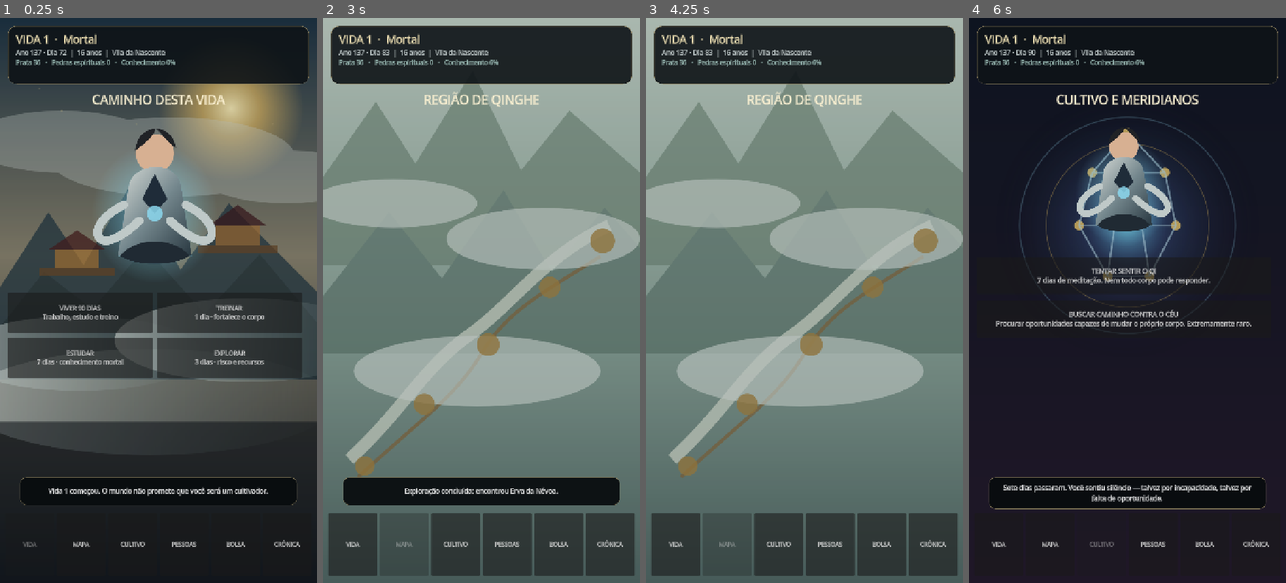
Above: before the commit, frames 1-4 (left to right).
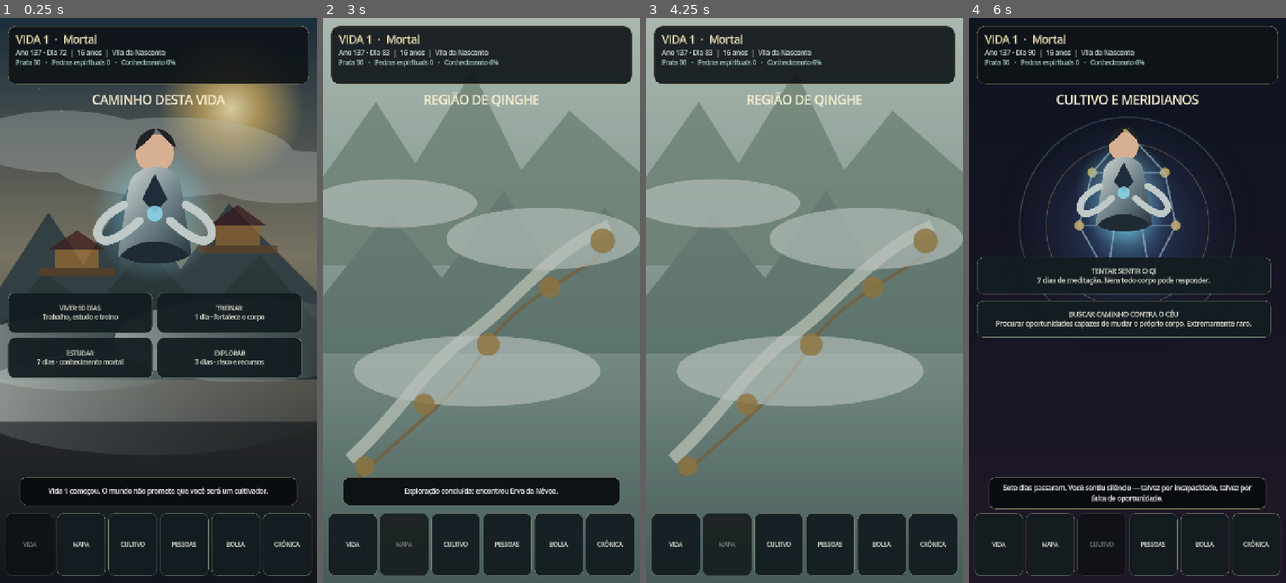
Above: after the commit, the same moments.

Repository: kanintsu/Nove-ceus
Game: Godot game, scene res://main.tscn
The game is run twice, just before and just after one commit, with the same random seed, the same clock (stepped at 60 frames per second) and the same inputs.
Inputs (mouse positions are in pixels of both pictures, inside the frame that each line leads up to):
- Up to frame 1 (0.25 s): no input
- Up to frame 2 (3 s): click "TREINAR 1 dia · fortalece o c…" at 0.5 s; click "ESTUDAR 7 dias · conhecimento…" at 1.25 s; click "EXPLORAR 3 dias · risco e rec…" at 2 s; click "MAPA" at 2.75 s
- Up to frame 3 (4.25 s): tap Enter at 3.5 s; move the mouse to (874, 272) at 3.52 s; hold D from 3.53 s (still down); hold Shift from 3.53 s (still down); click (874, 272) at 3.67 s; tap Space at 3.77 s
- Up to frame 4 (6 s): release D at 4.25 s; release Shift at 4.25 s; click "VIDA" at 4.25 s; click "CULTIVO" at 5 s; click "TENTAR SENTIR O QI 7 dias de …" at 5.75 s

The runs differ from the first frame. In frame 1, 7.0% of the frame differs, in the area x 2-99%, y 48-99%; in frame 2, 4.5%; in frame 3, 4.5%; in frame 4, 1.4%.

Commit message:
ui: apply original cultivation mobile theme to buttons

Diff:
--- a/scripts/mobile/mobile_game.gd
+++ b/scripts/mobile/mobile_game.gd
@@ -107,6 +107,7 @@
 
 func _build_shell() -> void:
 	set_anchors_and_offsets_preset(Control.PRESET_FULL_RECT)
+	theme = _create_mobile_theme()
 	background = TextureRect.new()
 	background.set_anchors_and_offsets_preset(Control.PRESET_FULL_RECT)
 	background.expand_mode = TextureRect.EXPAND_IGNORE_SIZE
@@ -800,6 +801,41 @@
 	l.modulate = color_value
 	return l
 
+func _create_mobile_theme() -> Theme:
+	var t := Theme.new()
+	var normal := _button_style(Color(0.075,0.11,0.125,0.94),Color(0.48,0.53,0.46,0.52))
+	var hover := _button_style(Color(0.105,0.145,0.155,0.98),Color(0.72,0.61,0.37,0.78))
+	var pressed := _button_style(Color(0.16,0.18,0.16,0.98),Color(0.88,0.72,0.34,0.95))
+	var disabled := _button_style(Color(0.055,0.065,0.07,0.78),Color(0.24,0.28,0.28,0.42))
+	t.set_stylebox("normal","Button",normal)
+	t.set_stylebox("hover","Button",hover)
+	t.set_stylebox("pressed","Button",pressed)
+	t.set_stylebox("disabled","Button",disabled)
+	t.set_color("font_color","Button",Color(0.92,0.92,0.86))
+	t.set_color("font_hover_color","Button",Color(1.0,0.93,0.72))
+	t.set_color("font_pressed_color","Button",Color(1.0,0.86,0.46))
+	t.set_color("font_disabled_color","Button",Color(0.48,0.52,0.51))
+	t.set_font_size("font_size","Button",15)
+	return t
+
+func _button_style(bg: Color,border: Color) -> StyleBoxFlat:
+	var s := StyleBoxFlat.new()
+	s.bg_color = bg
+	s.corner_radius_top_left = 14
+	s.corner_radius_top_right = 14
+	s.corner_radius_bottom_left = 14
+	s.corner_radius_bottom_right = 14
+	s.border_width_left = 1
+	s.border_width_right = 1
+	s.border_width_top = 1
+	s.border_width_bottom = 1
+	s.border_color = border
+	s.content_margin_left = 10.0
+	s.content_margin_right = 10.0
+	s.content_margin_top = 10.0
+	s.content_margin_bottom = 10.0
+	return s
+
 func _panel_style(color_value: Color,radius: int) -> StyleBoxFlat:
 	var s := StyleBoxFlat.new()
 	s.bg_color = color_value
